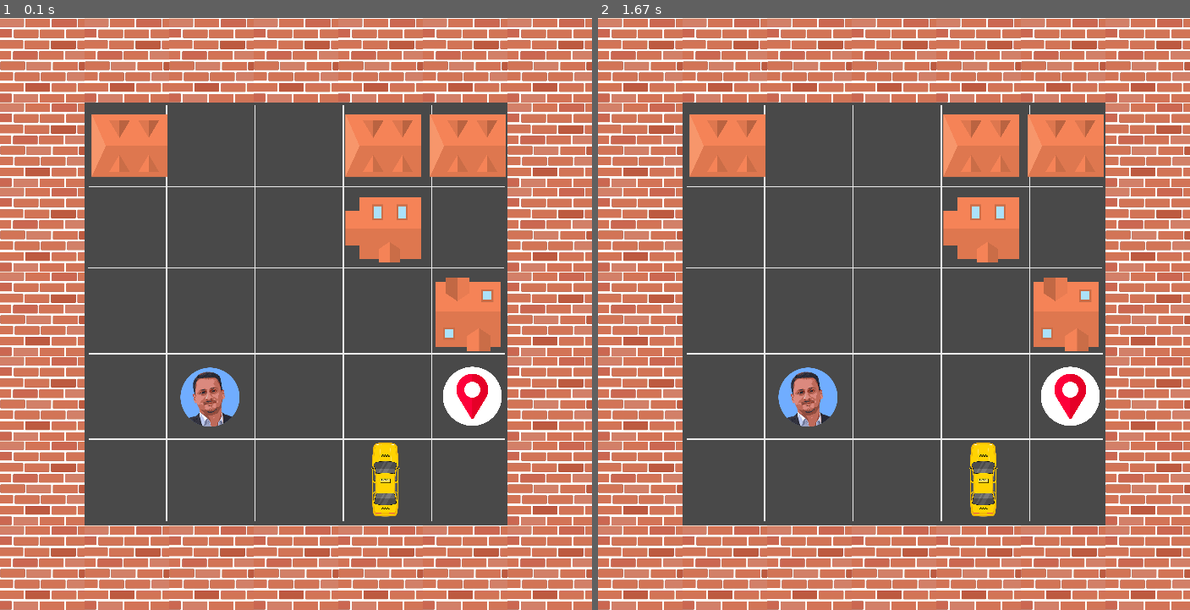
Above: before the commit, frames 1-2 (left to right).
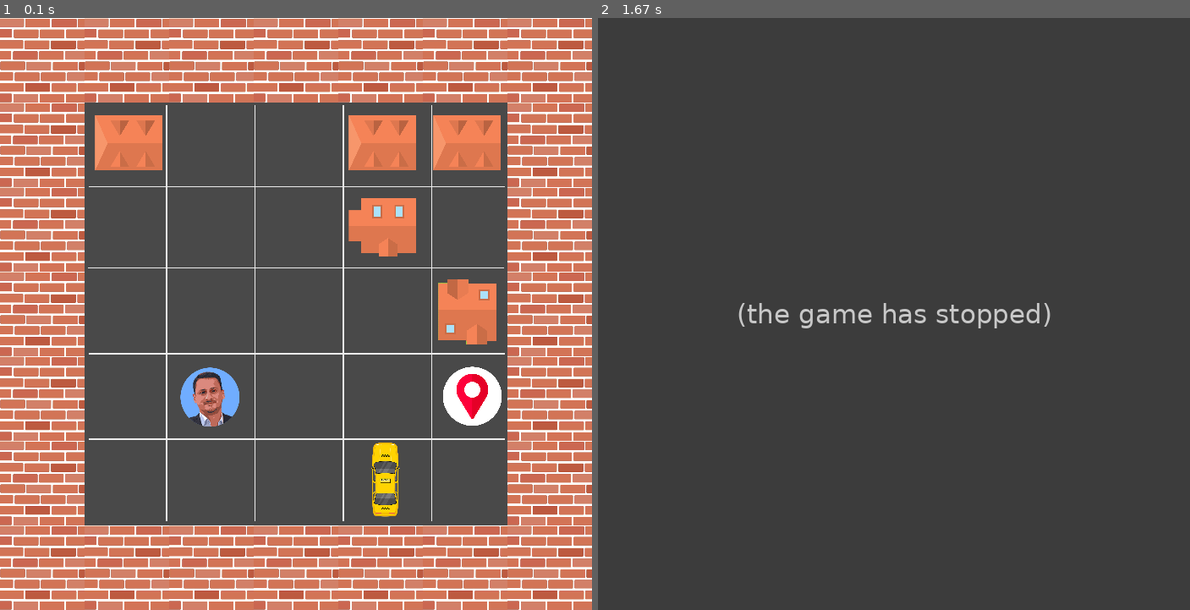
Above: after the commit, the same moments.

Repository: terlan98/Q-Learning-on-Taxi-Grid-Environment
Game: pygame game, started from GameController.py
The game is run twice, just before and just after one commit, with the same random seed, the same clock (stepped at 60 frames per second) and the same inputs.
Inputs:
- Up to frame 1 (0.1 s): no input
- Up to frame 2 (1.67 s): tap Esc at 0.33 s

The runs differ from the first frame. In frame 1, 1.8% of the frame differs, in the area x 15-86%, y 16-57%; in frame 2, 59%, in the area x 0-100%, y 0-100%.
After the commit the program exited at 1 s; later frames show no game.

Commit message:
Kind of fixed GameGraphics (renders only 33 and 32 sprites)

Diff:
--- a/GameGraphics.py
+++ b/GameGraphics.py
@@ -125,7 +125,7 @@
         for i in range(len(mapArray)):
             for j in range(len(mapArray[i])):
 
-                print(mapArray[i][j], self.xPosition, self.yPosition, end=" ")
+                # print(mapArray[i][j], self.xPosition, self.yPosition, end=" ")
 
                 if mapArray[i][j] == "#" :
                     if i == 0 or i == 6 or j == 0 or j == 6:
@@ -140,8 +140,8 @@
                             element = MapElement("taxi_assets/house2.png")
                         else:
                             element = MapElement("taxi_assets/house3.png")
-                        element.scale(90,90)
-                        element.setPosition(self.xPosition + 8, self.yPosition + 5)
+                        element.scale(80,80)
+                        element.setPosition(self.xPosition + 12, self.yPosition + 7)
 
                     self.all_sprites.add(element)
 
@@ -158,7 +158,6 @@
                     element.scale(70,70)
                     self.all_sprites.add(element)
 
-
                 if mapArray[i][j] == "F" :
                     element = MapElement("taxi_assets/destination.png")
                     element.setPosition(self.xPosition + 23, self.yPosition +12)
@@ -168,9 +167,8 @@
                 self.xPosition = self.xPosition + 100
             self.xPosition = 0
             self.yPosition = self.yPosition + 100
-            print()
-
-        print(self.all_sprites)
+            # print()
+
 
     def activateScreen(self):
         while self.running:
@@ -184,14 +182,17 @@
             # Fill the screen with black
             self.screen.fill((128, 128, 128))
 
-            # Draw the player and enemies on the screen
+            if len(self.all_sprites) not in [33, 32]:
+                continue
+
+            # Draw entities on the screen
             for entity in self.all_sprites:
                 self.screen.blit(entity.surf, entity.rect)
 
             # Update the display
             pygame.display.flip()
-            self.clock.tick(1)
-
+            # self.clock.tick(1)
+            time.sleep(0.5)
 
 if __name__ == "__main__":
     graphics = GameGraphics()
